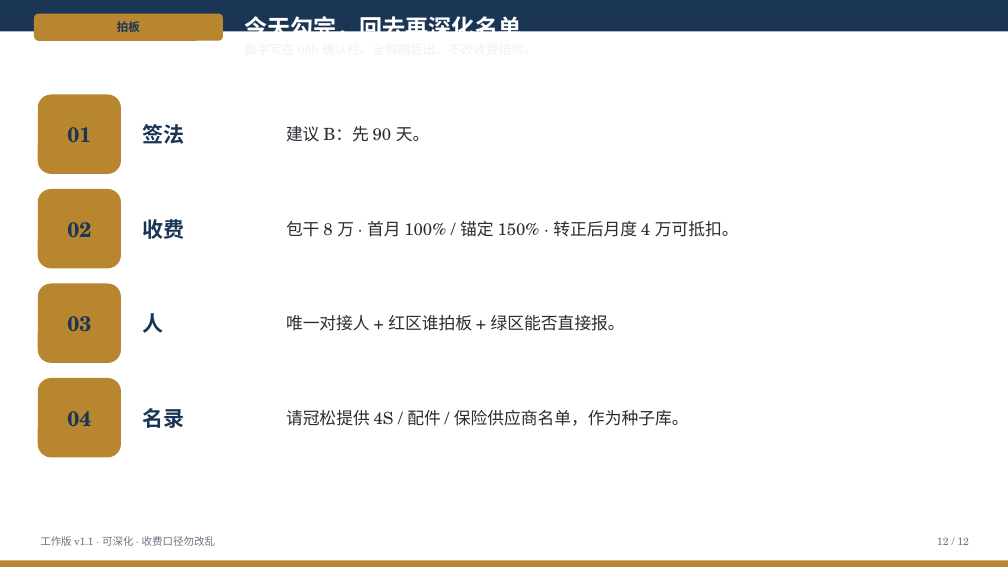
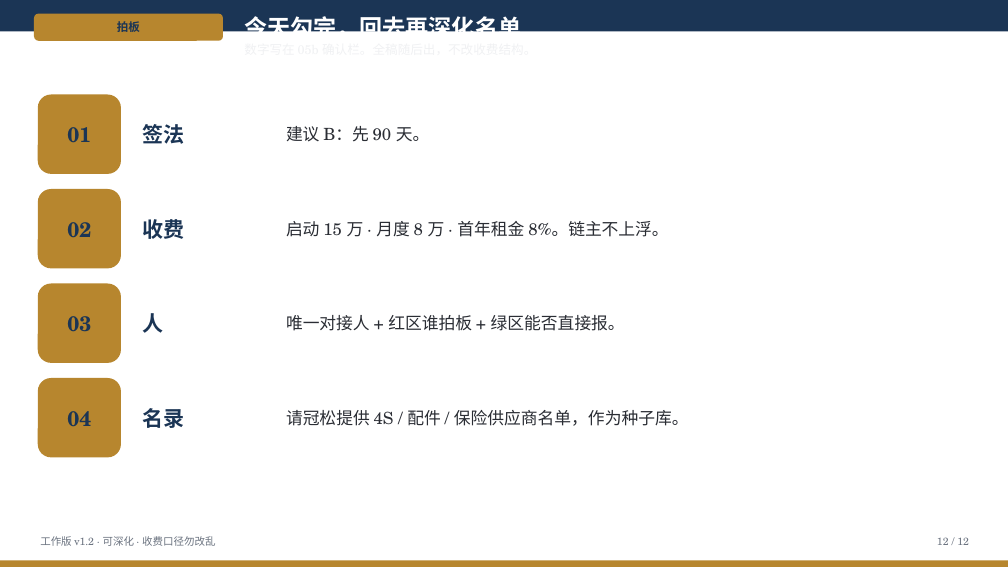
Before and after one commit to hujigang2010-maker/AIDEN, a slide deck: slide 12 of docs/advisory/deck/冠松01楼-招商合作-工作版.pptx. Drawn at 1008x567 pixels with LibreOffice and Linux fonts; fonts in the diff are those of the drawing. Boxes give left, top, right and bottom in pixels: in the first picture for what was removed or moved away, otherwise in the second. Text is boxed around its words. In the diff, an @@ line names an element or a change of style, - is before the commit and + after.

```diff
--- a/docs/advisory/deck/冠松01楼-招商合作-工作版.pptx
+++ b/docs/advisory/deck/冠松01楼-招商合作-工作版.pptx
@@ text at [286, 221, 668, 237]: text changed @@
-包干 8 万 · 首月 100% / 锚定 150% · 转正后月度 4 万可抵扣。
+启动 15 万 · 月度 8 万 · 首年租金 8%。链主不上浮。
@@ text at [40, 536, 215, 546]: text changed @@
-工作版 v1.1 · 可深化 · 收费口径勿改乱
+工作版 v1.2 · 可深化 · 收费口径勿改乱
```
Also in this commit, not shown: 11 other slides changed, 11 other files.
